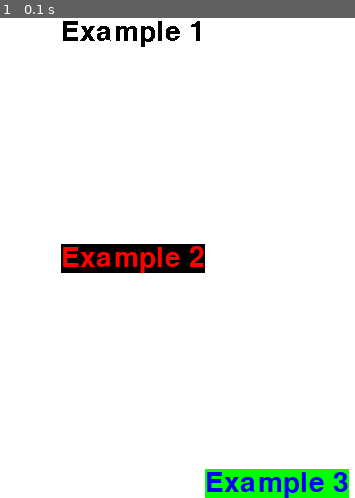
Above: before the commit, frame 1.
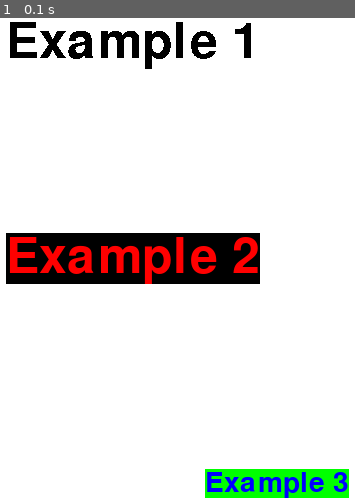
Above: after the commit, the same moment.

Repository: ObsidianWitch/edupr5retro
Game: pygame game, started from tests/font.py
Two runs of this game, one before a commit and one after it. Both use one fixed random seed, a clock stepped at 60 frames per second and the inputs below.
Inputs:
- Up to frame 1 (0.1 s): no input

The runs differ from the first frame. In frame 1, 9.0% of the frame differs, in the area x 1-74%, y 0-56%.

Commit message:
Window - fonts

Diff:
--- a/src/window.py
+++ b/src/window.py
@@ -2,6 +2,7 @@
 import pygame
 from src.image import Image
 from src.events import Events
+from src.font import Font
 class Window(Image):
     # Héritage
 
@@ -27,7 +28,16 @@
 
         self.events = Events()
 
+        self.fonts = list(
+            Font(size) for size in range(18, 43, 6)
+        )
+
     # Attributs
+
+    ## ~~~{.python .prototype}
+    ## fonts -> list<Font>
+    ## ~~~
+    ## Liste de polices de tailles ascendantes (18, 24, 30, 36 et 42).
 
     ## ~~~{.python .prototype}
     ## events -> Events
--- a/tests/font.py
+++ b/tests/font.py
@@ -8,15 +8,16 @@
     framerate = 30,
 )
 
-font = Font(size = 42)
+font1 = Font(size = 74)
+font2 = window.fonts[4]
 
-txt1 = font.render(
+txt1 = font1.render(
     text = "Example 1",
 )
 txt1_rect = txt1.rect()
 txt1_rect.midtop = window.rect().midtop
 
-txt2 = font.render(
+txt2 = font1.render(
     text      = "Example 2",
     antialias = True,
     color     = RED,
@@ -25,7 +26,7 @@
 txt2_rect = txt2.rect()
 txt2_rect.center = window.rect().center
 
-txt3 = font.render(
+txt3 = font2.render(
     text      = "Example 3",
     antialias = True,
     color     = BLUE,
